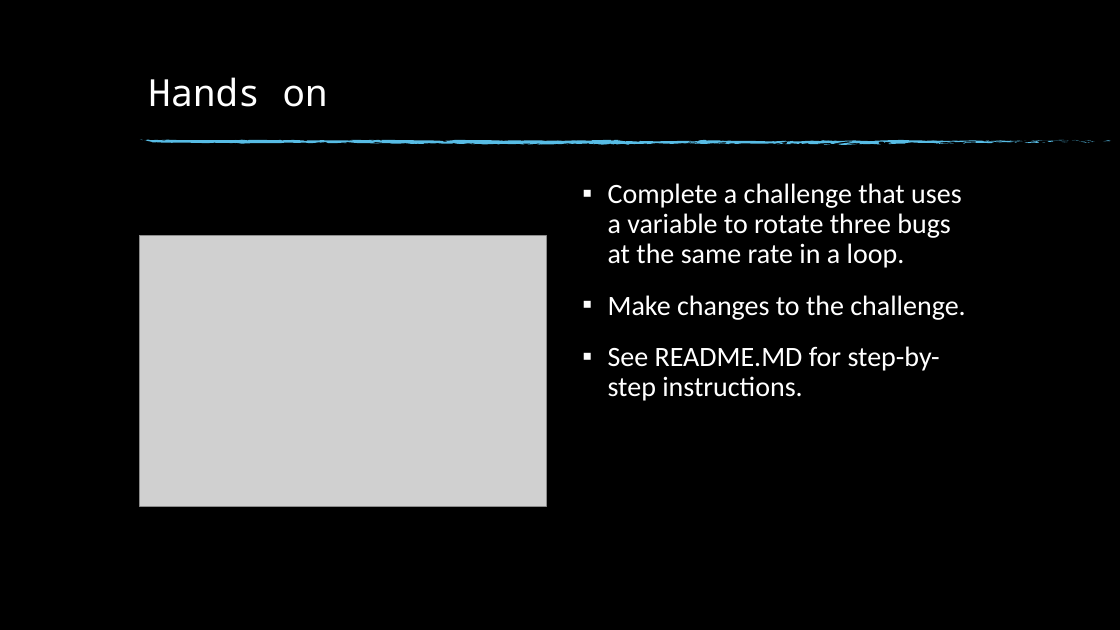
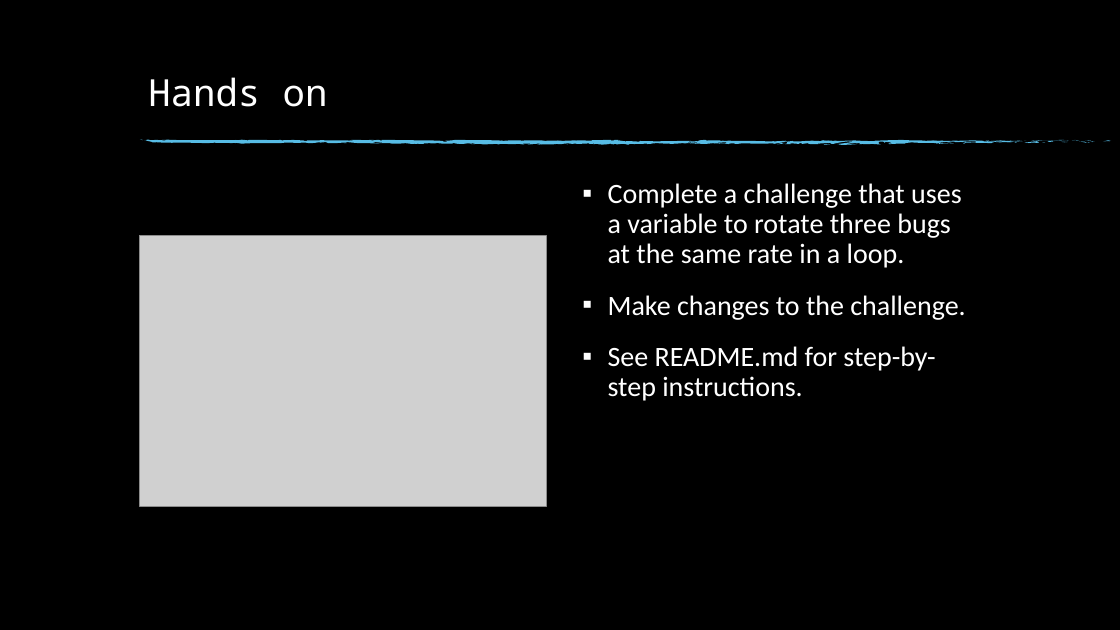
Before and after one commit to doherty100/kidzhackphilly, a slide deck: slide 8 of 04-storage-and-variables/04-storage-and-variables.pptx. Drawn at 1120x630 pixels with LibreOffice and Linux fonts; fonts in the diff are those of the drawing; grey boxes stand for pictures; background and template pictures are left out. Boxes give left, top, right and bottom in pixels: in the first picture for what was removed or moved away, otherwise in the second. Text is boxed around its words. In the diff, an @@ line names an element or a change of style, - is before the commit and + after.

```diff
--- a/04-storage-and-variables/04-storage-and-variables.pptx
+++ b/04-storage-and-variables/04-storage-and-variables.pptx
@@ text at (x1=608, y1=346, x2=935, y2=401): text changed @@
-▪ See README.MD for step-by-step instructions.
+▪ See README.md for step-by-step instructions.
```
Also in this commit, not shown: 1 other slide changed, 1 slide added, 1 other file.
